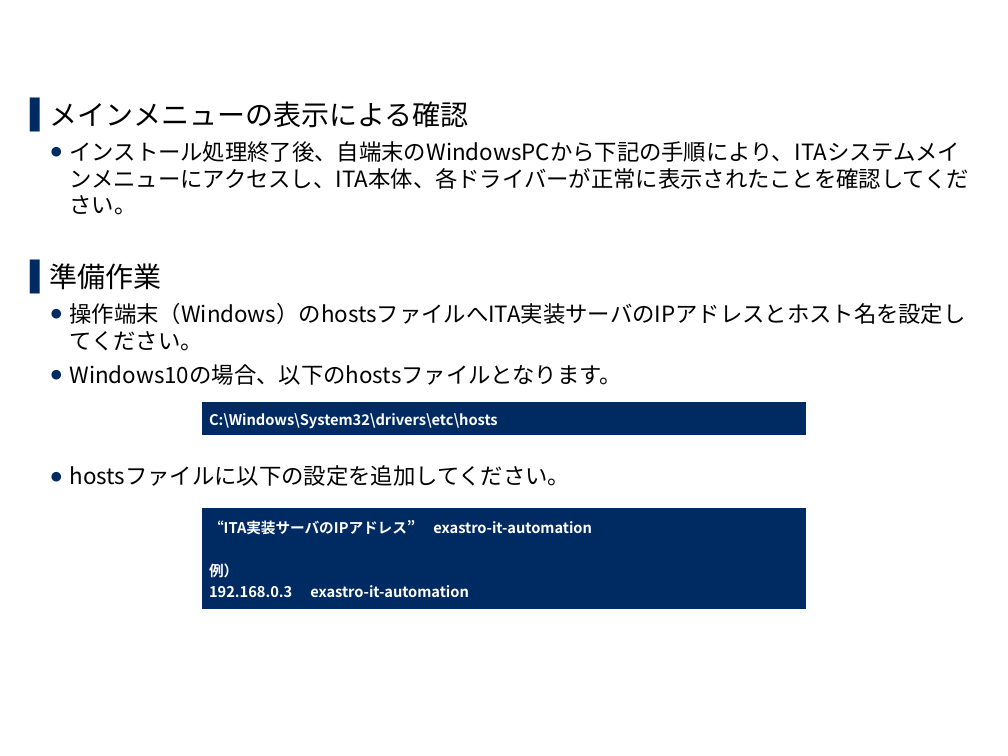
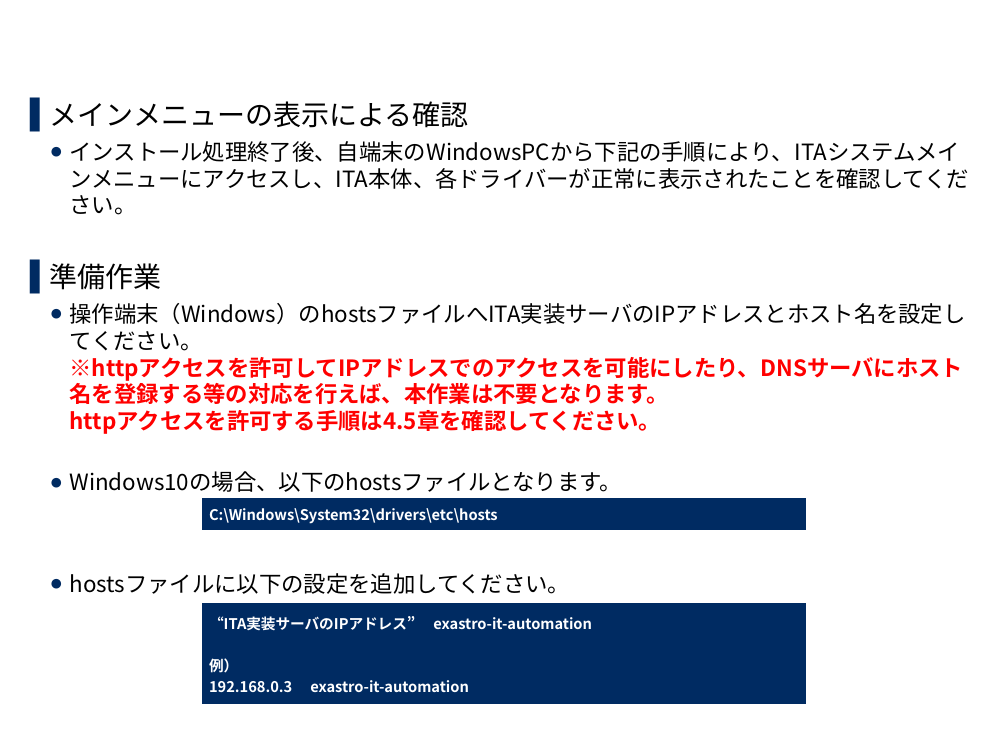
Before and after one commit to exastro-suite/it-automation-docs, a slide deck: slide 22 of asset/Learn_ja/ITA-offline-install_ja.pptx. Drawn at 1008x756 pixels with LibreOffice and Linux fonts; fonts in the diff are those of the drawing; background and template pictures are left out. Boxes give left, top, right and bottom in pixels: in the first picture for what was removed or moved away, otherwise in the second. Text is boxed around its words. In the diff, an @@ line names an element or a change of style, - is before the commit and + after.

Commit message:
2020/04/16 18:04:40

```diff
--- a/asset/Learn_ja/ITA-offline-install_ja.pptx
+++ b/asset/Learn_ja/ITA-offline-install_ja.pptx
@@ text at [70, 303, 966, 434]: text changed; text colour #000000 to #FF0000; bold on @@
-  ● 操作端末（Windows）のhostsファイルへITA実装サーバのIPアドレスとホスト名を設定してください。
+  ● 操作端末（Windows）のhostsファイルへITA実装サーバのIPアドレスとホスト名を設定してください。
+    ※httpアクセスを許可してIPアドレスでのアクセスを可能にしたり、DNSサーバにホスト名を登録する等の対応を行えば、本作業は不要となります。
+    httpアクセスを許可する手順は4.5章を確認してください。
@@ table: place and size @@
-table at [202, 402, 806, 437]
+table at [202, 497, 806, 532]
@@ table: place and size @@
-table at [202, 508, 806, 611]
+table at [202, 603, 806, 706]
```
